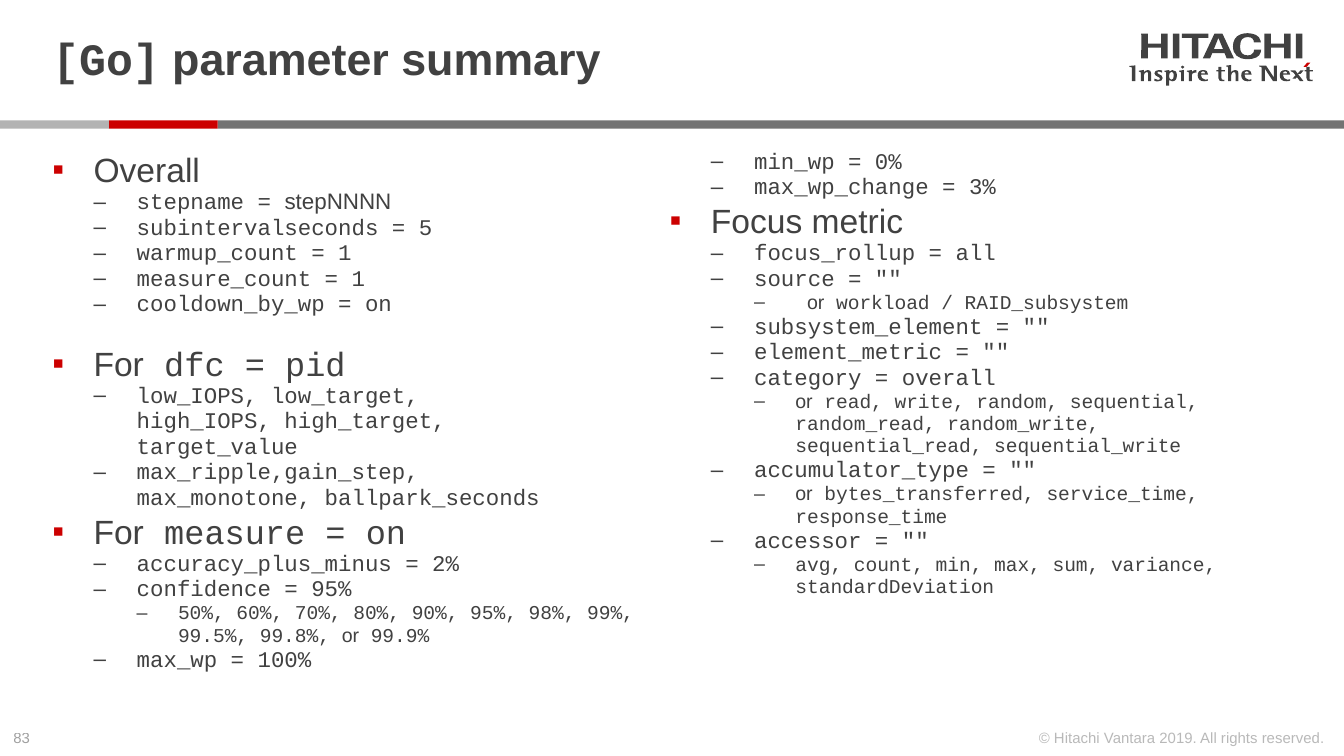
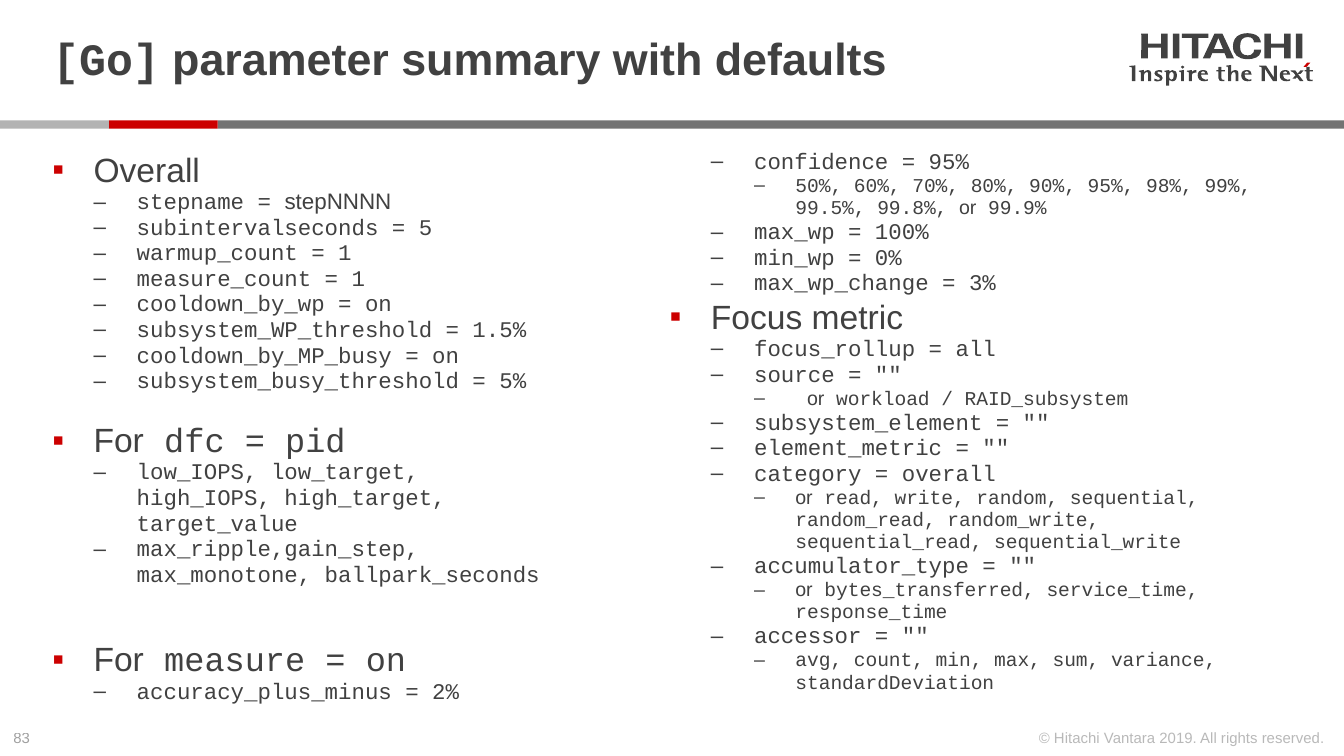
Before and after one commit to Hitachi-Data-Systems/ivy, a slide deck: slide 83 of doc/Programming the ivy engine.pptx. Drawn at 1344x756 pixels with LibreOffice and Linux fonts; fonts in the diff are those of the drawing. Boxes give left, top, right and bottom in pixels: in the first picture for what was removed or moved away, otherwise in the second. Text is boxed around its words. In the diff, an @@ line names an element or a change of style, - is before the commit and + after.

Commit message:
added cooldown_by_MP_busy, subsystem_busy_threshold, and subsystem_WP_threshold

```diff
--- a/doc/Programming the ivy engine.pptx
+++ b/doc/Programming the ivy engine.pptx
@@ title at (x1=52, y1=42, x2=887, y2=85): text changed @@
-[Go] parameter summary
+[Go] parameter summary with defaults
@@ text at (x1=137, y1=321, x2=526, y2=393): paragraphs added @@
+  ‒ subsystem_WP_threshold = 1.5%
+  ‒ cooldown_by_MP_busy = on
+  ‒ subsystem_busy_threshold = 5%
```
Also in this commit, not shown: 3 other slides changed, 9 other files.
